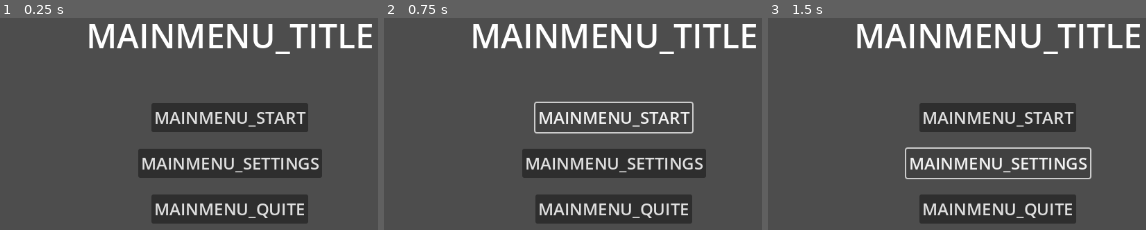
Above: before the commit, frames 1-3 (left to right).
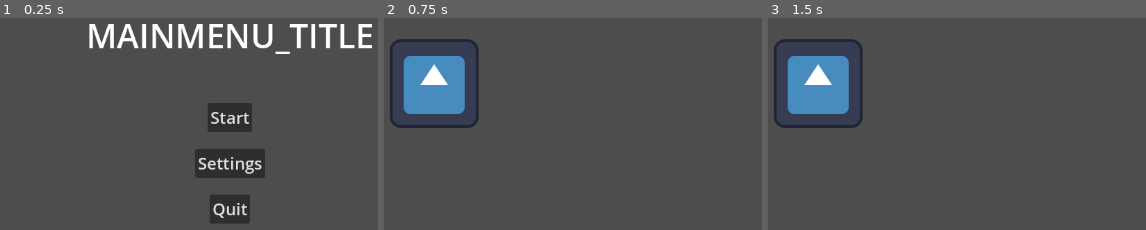
Above: after the commit, the same moments.

Repository: pingvoid/raise
Game: Godot game, scene res://scenes/main.tscn
The game is run twice, just before and just after one commit, with the same random seed, the same clock (stepped at 60 frames per second) and the same inputs. The engine's default icon, where the game draws it, is replaced by a stand-in: a white triangle on a blue panel in a dark square.
Inputs (mouse positions are in pixels of both pictures, inside the frame that each line leads up to):
- Up to frame 1 (0.25 s): no input
- Up to frame 2 (0.75 s): click "MAINMENU_START" (after the commit: "Start") at 0.5 s
- Up to frame 3 (1.5 s): click (998, 164) at 1.25 s, where only the run before the commit has a clickable "MAINMENU_SETTINGS"

The runs differ from the first frame. In frame 1, 13% of the frame differs, in the area x 36-86%, y 40-97%; in frame 2, 23%, in the area x 1-99%, y 2-97%; in frame 3, 22%.

Commit message:
i18n base setup

Diff:
--- /dev/null
+++ b/i18n/translations.csv
@@ -0,0 +1,4 @@
+key,en,de
+MAINMENU_START,Start,Starten
+MAINMENU_SETTINGS,Settings,Einstellung
+MAINMENU_QUIT,Quit,Beenden
--- a/project.godot
+++ b/project.godot
@@ -15,6 +15,10 @@
 config/features=PackedStringArray("4.2", "Mobile")
 config/icon="res://icon.svg"
 
+[internationalization]
+
+locale/translations=PackedStringArray("res://i18n/translations.de.translation", "res://i18n/translations.en.translation")
+
 [rendering]
 
 renderer/rendering_method="mobile"
--- a/scenes/main_menu.tscn
+++ /dev/null
@@ -1,54 +0,0 @@
-[gd_scene format=3 uid="uid://crkku38875d6"]
-
-[node name="MainMenu" type="Control"]
-layout_mode = 3
-anchors_preset = 15
-anchor_right = 1.0
-anchor_bottom = 1.0
-grow_horizontal = 2
-grow_vertical = 2
-
-[node name="MarginContainer" type="MarginContainer" parent="."]
-layout_mode = 1
-anchors_preset = 15
-anchor_right = 1.0
-anchor_bottom = 1.0
-grow_horizontal = 2
-grow_vertical = 2
-theme_override_constants/margin_left = 48
-theme_override_constants/margin_top = 48
-theme_override_constants/margin_right = 48
-theme_override_constants/margin_bottom = 48
-
-[node name="VBoxLayout" type="VBoxContainer" parent="MarginContainer"]
-layout_mode = 2
-theme_override_constants/separation = 64
-
-[node name="Label" type="Label" parent="MarginContainer/VBoxLayout"]
-layout_mode = 2
-theme_override_font_sizes/font_size = 48
-text = "MAINMENU_TITLE"
-horizontal_alignment = 1
-
-[node name="VBoxButtons" type="VBoxContainer" parent="MarginContainer/VBoxLayout"]
-layout_mode = 2
-size_flags_horizontal = 4
-theme_override_constants/separation = 24
-
-[node name="Start" type="Button" parent="MarginContainer/VBoxLayout/VBoxButtons"]
-layout_mode = 2
-size_flags_horizontal = 4
-theme_override_font_sizes/font_size = 24
-text = "MAINMENU_START"
-
-[node name="Settings" type="Button" parent="MarginContainer/VBoxLayout/VBoxButtons"]
-layout_mode = 2
-size_flags_horizontal = 4
-theme_override_font_sizes/font_size = 24
-text = "MAINMENU_SETTINGS"
-
-[node name="Quite" type="Button" parent="MarginContainer/VBoxLayout/VBoxButtons"]
-layout_mode = 2
-size_flags_horizontal = 4
-theme_override_font_sizes/font_size = 24
-text = "MAINMENU_QUITE"
Not shown, added: i18n/translations.csv.import
Binary file added: i18n/translations.de.translation
Binary file added: i18n/translations.en.translation
Not shown, changed: .gitignore
Not shown, added: i18n/translations.xlsx
